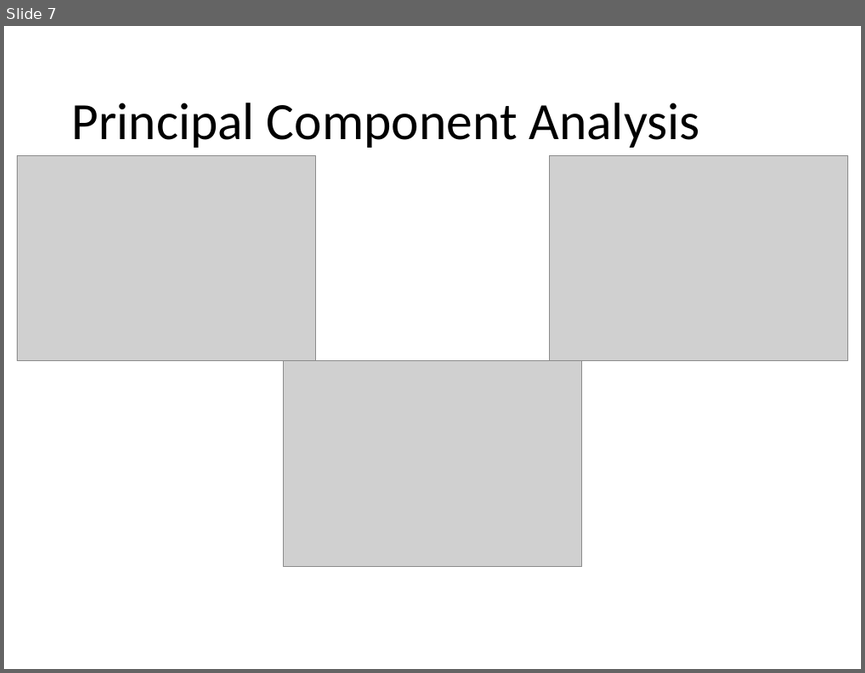
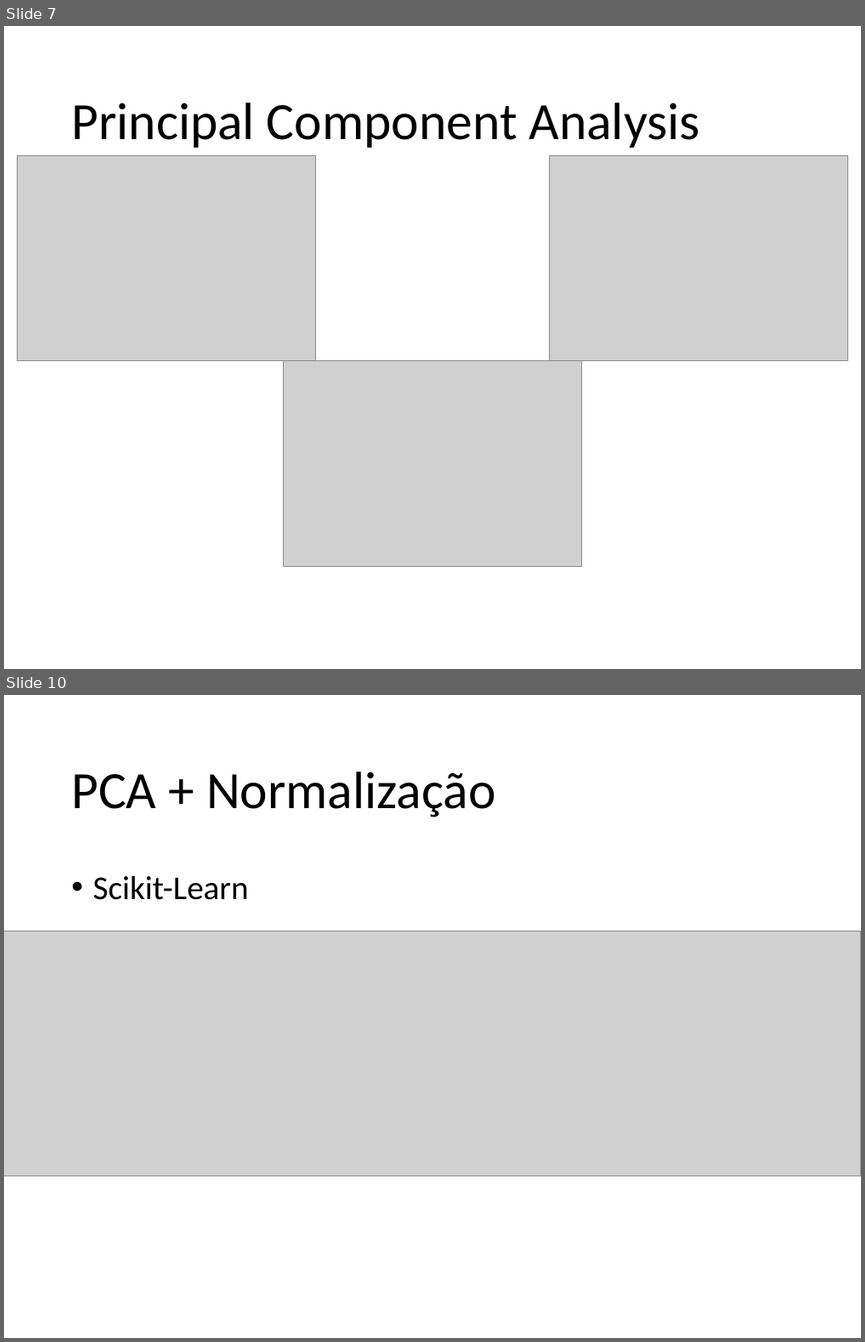
Before and after one commit to msc-johntheo/geral, a slide deck: disciplinas/fuzzy/john-trabalho-final.pptx. Shown one above the other, each under a label of ours: slide 7 before the commit, slides 7 and 10 after it; the slides between them are not shown. The pictures are 865x673 and 865x1342 pixels, drawn with LibreOffice and Linux fonts; fonts in the diff are those of the drawing; grey boxes stand for pictures; background and template pictures are left out. Boxes give left, top, right and bottom in pixels: in the first picture for what was removed or moved away, otherwise in the second. Text is boxed around its words. In the diff, an @@ line names an element or a change of style, - is before the commit and + after.

```diff
--- a/disciplinas/fuzzy/john-trabalho-final.pptx
+++ b/disciplinas/fuzzy/john-trabalho-final.pptx
@@ slide 10 added at [4,695,861,1338], background picture (left out) @@
@@ title added at [71,771,496,817], 44 pt, text #000000 @@
+PCA + Normalização
@@ text added at [93,875,249,900], 28 pt, text #000000 @@
+• Scikit-Learn
@@ picture added at [4,930,861,1175] @@
```
Also in this commit, not shown: 8 other slides added, 5 other files.
